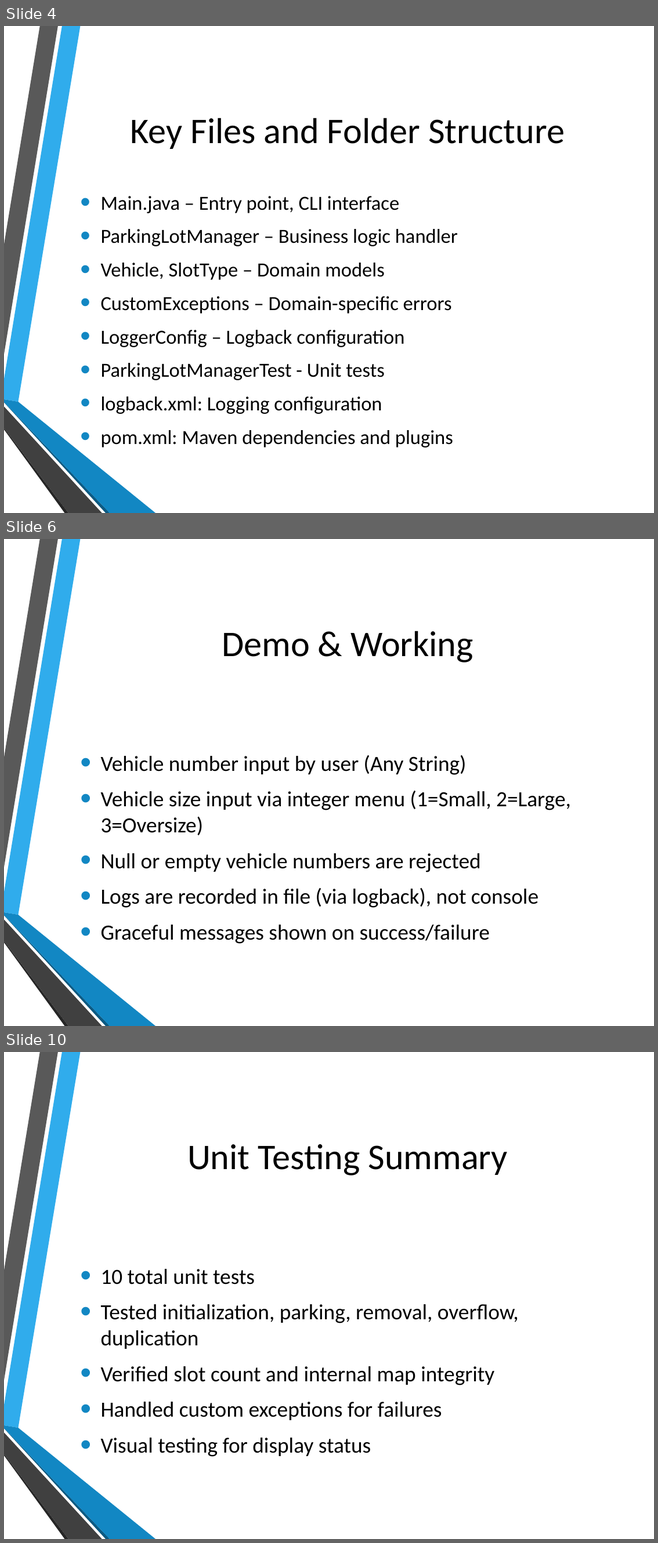
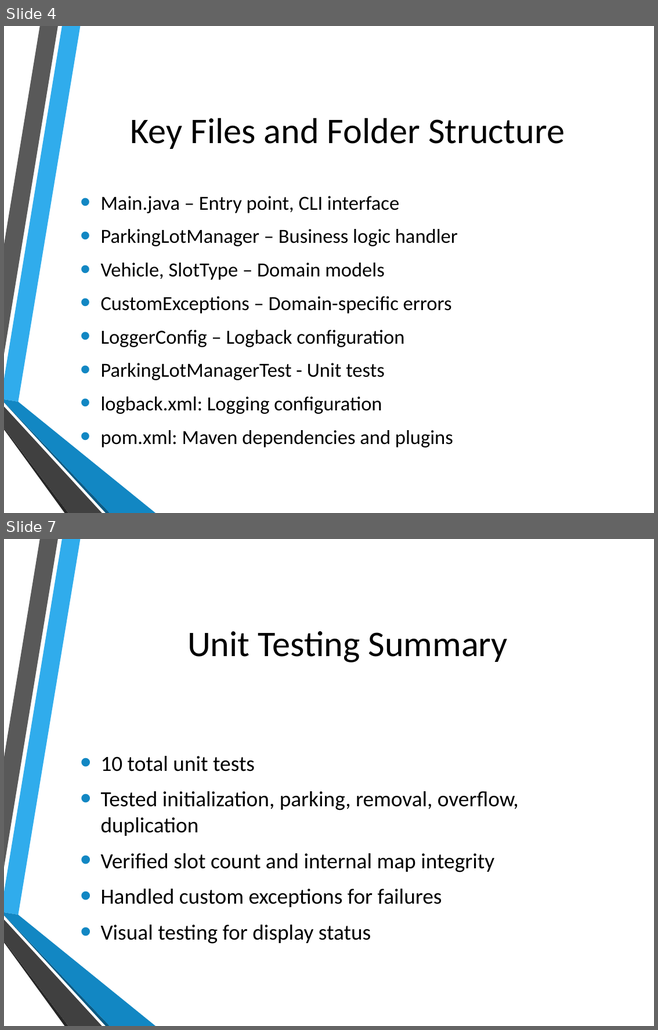
Before and after one commit to PradyumnaD2999/ParkingLotApp, a slide deck: presentation/ParkingLotApp.pptx. Shown one above the other, each under a label of ours: slides 4, 6 and 10 before the commit, slides 4 and 7 after it; the slides between them are not shown. The pictures are 658x1543 and 658x1030 pixels, drawn with LibreOffice and Linux fonts; fonts in the diff are those of the drawing; background and template pictures are left out. Boxes give left, top, right and bottom in pixels: in the first picture for what was removed or moved away, otherwise in the second. Text is boxed around its words. In the diff, an @@ line names an element or a change of style, - is before the commit and + after.

```diff
--- a/presentation/ParkingLotApp.pptx
+++ b/presentation/ParkingLotApp.pptx
@@ slide 6 removed at (4,539,654,1026), background picture (left out); not listed: 6 template elements that a slide beside it also shows @@
@@ title removed at (221,631,473,663) @@
-Demo & Working
@@ text removed at (101,755,571,944) @@
-• Vehicle number input by user (Any String)
-• Vehicle size input via integer menu (1=Small, 2=Large, 3=Oversize)
-• Null or empty vehicle numbers are rejected
-• Logs are recorded in file (via logback), not console
-• Graceful messages shown on success/failure
@@ what was slide 10 is now slide 7 @@
```
Also in this commit, not shown: 2 slides changed, 2 other slides removed, 1 other file.
